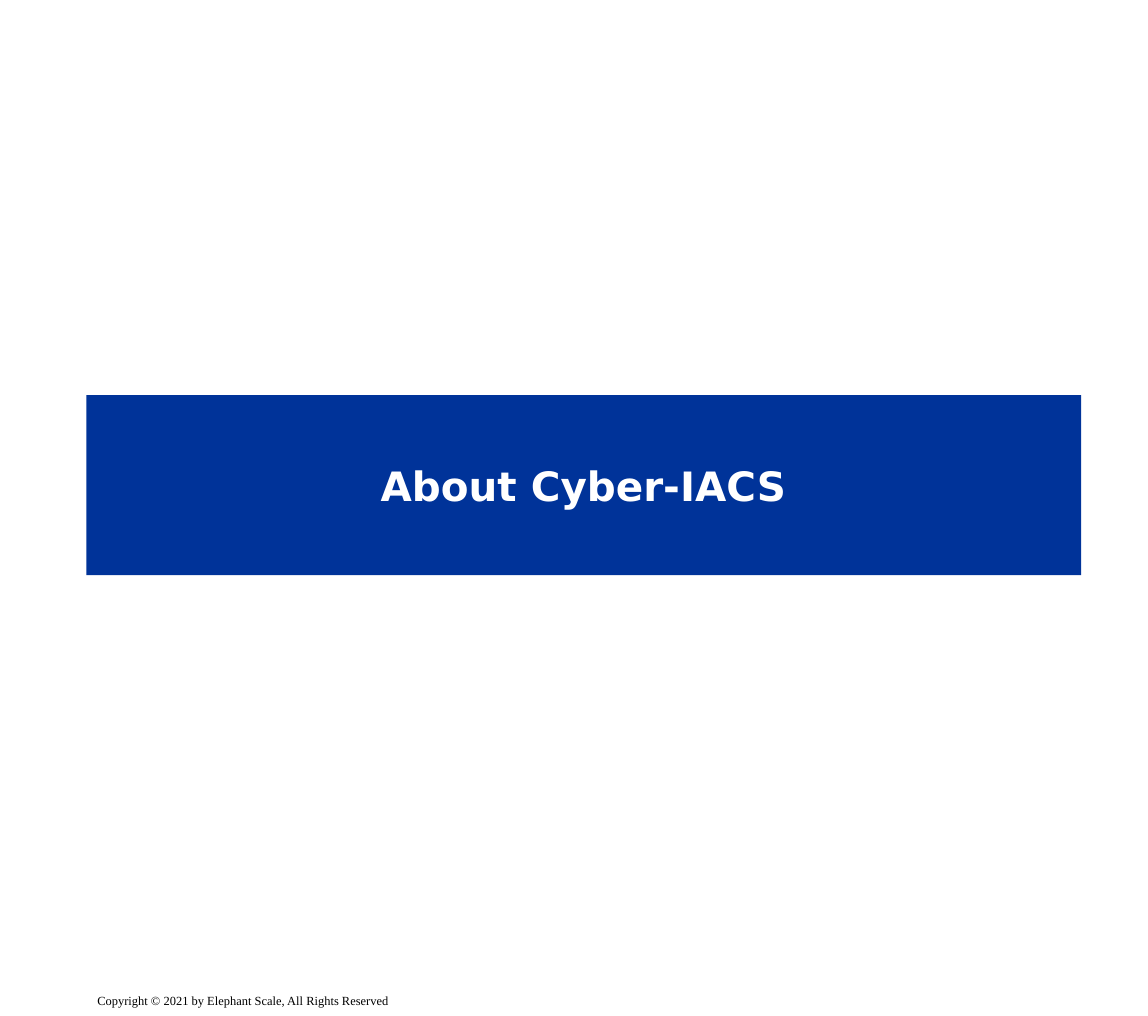
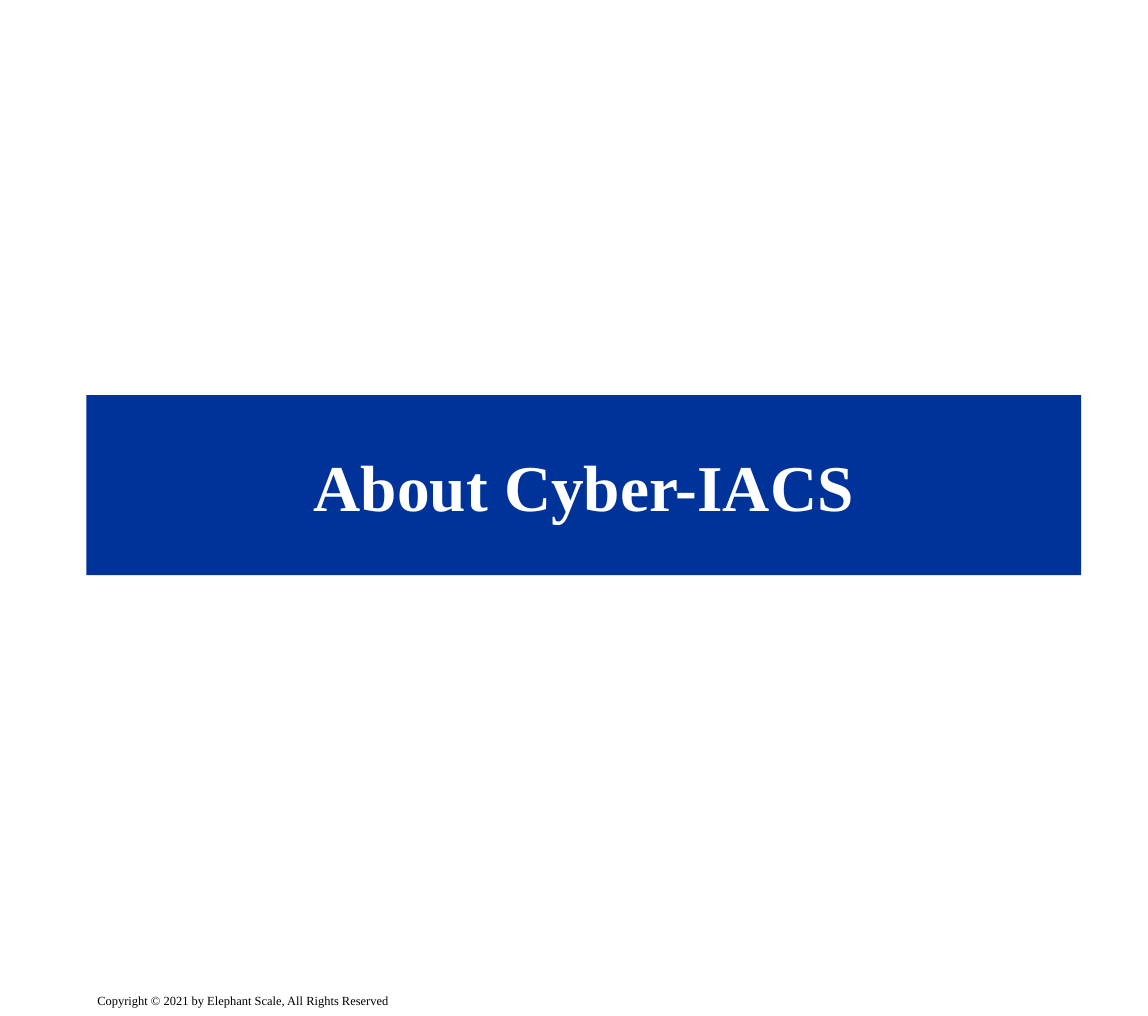
Before and after one commit to elephantscale/es-training-new, a slide deck: slide 1 of cybersecurity-iacs/slides/delivery/02__About-Cyber-IACS.pptx. Drawn at 1148x1016 pixels with LibreOffice and Linux fonts; fonts in the diff are those of the drawing; background and template pictures are left out. Boxes give left, top, right and bottom in pixels: in the first picture for what was removed or moved away, otherwise in the second. Text is boxed around its words. In the diff, an @@ line names an element or a change of style, - is before the commit and + after.

```diff
--- a/cybersecurity-iacs/slides/delivery/02__About-Cyber-IACS.pptx
+++ b/cybersecurity-iacs/slides/delivery/02__About-Cyber-IACS.pptx
@@ title "About Cyber-IACS" at (x1=86, y1=395, x2=1081, y2=576): size 26 to 42 pt, font DejaVu Sans to Times New Roman @@
```
Also in this commit, not shown: 1 other slide changed, 14 other files.
